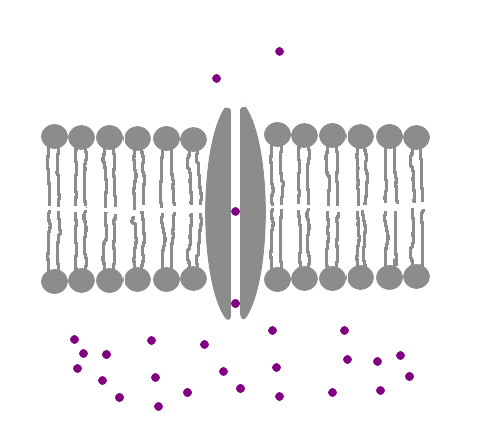
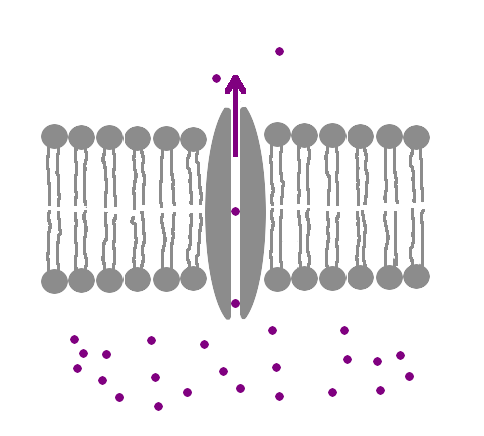
Layer changes from the first 484×436 image to the second:
added layer "Layer #2" above "Layer #1" over [225, 75, 246, 157]
painted on "Layer #1" over [233, 75, 238, 109]
